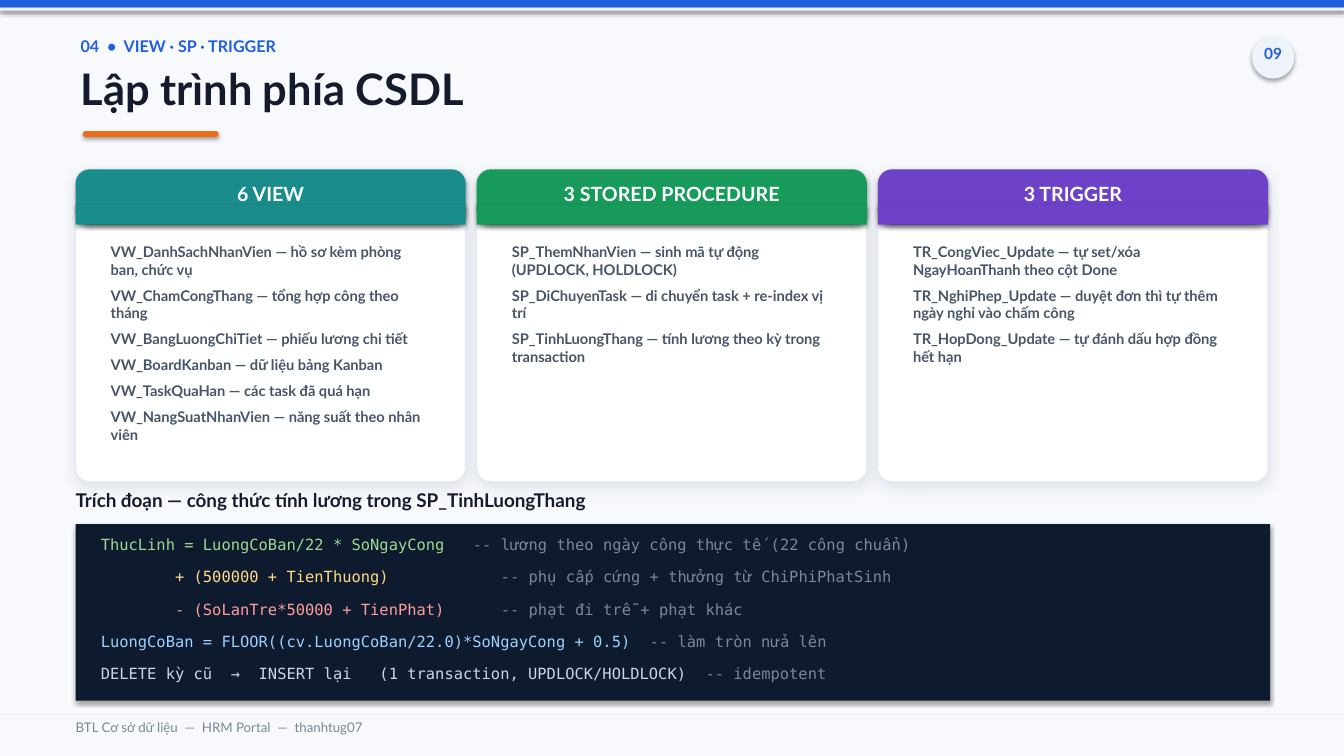
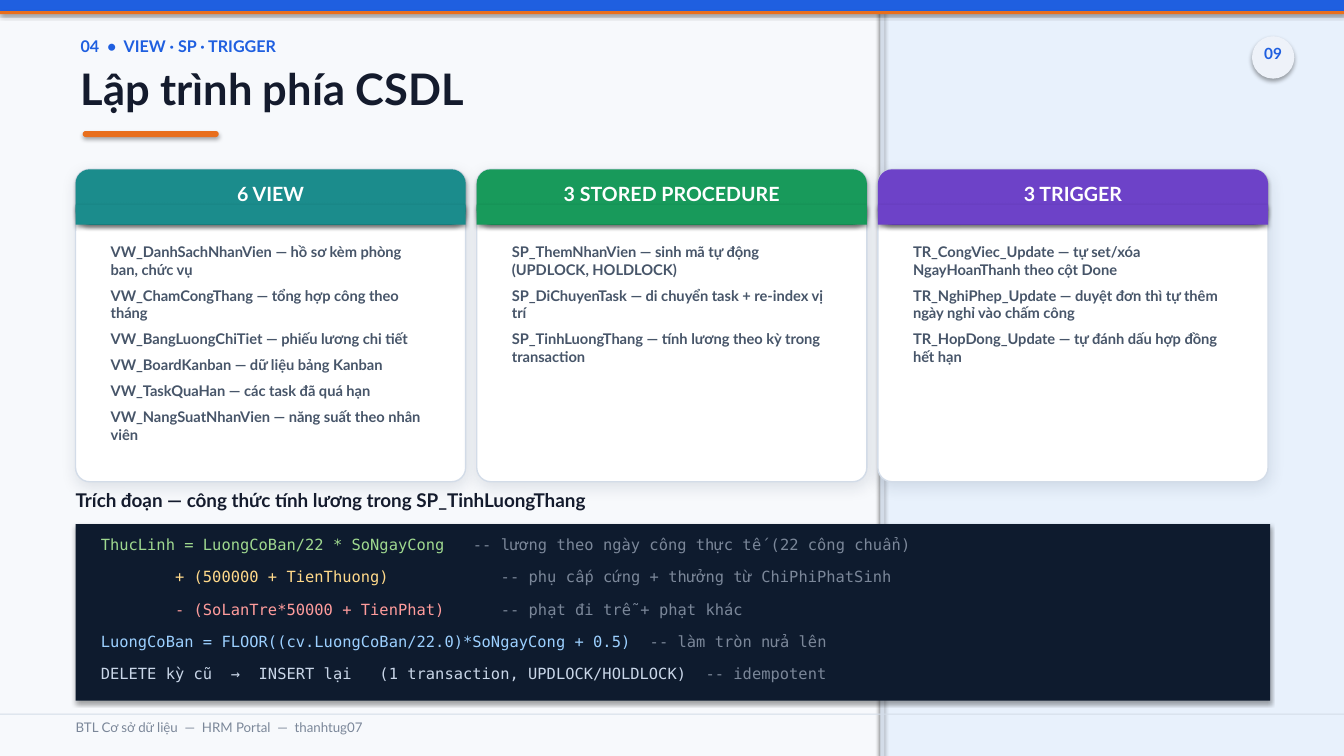
Before and after one commit to thanhtug07/hrm-kanban-management, a slide deck: slide 9 of BaoCao_BTL_CSDL_HRM_Portal.pptx. Drawn at 1344x756 pixels with LibreOffice and Linux fonts; fonts in the diff are those of the drawing. Boxes give left, top, right and bottom in pixels: in the first picture for what was removed or moved away, otherwise in the second. Text is boxed around its words. In the diff, an @@ line names an element or a change of style, - is before the commit and + after.

```diff
--- a/BaoCao_BTL_CSDL_HRM_Portal.pptx
+++ b/BaoCao_BTL_CSDL_HRM_Portal.pptx
@@ rectangle: place and size @@
-rectangle at box(0, 0, 1344, 7)
+rectangle at box(0, 0, 1344, 11)
@@ rectangle: place and size @@
-rectangle at box(0, 7, 1344, 10)
+rectangle at box(0, 11, 1344, 14)
@@ rectangle at box(0, 11, 1344, 14): fill #EEF2F9 to #E86E1C @@
@@ rectangle added at box(880, 0, 1344, 756), fill #E8F1FC @@
@@ rectangle added at box(880, 0, 884, 756), fill #D3DCE8 @@
@@ outline #E7ECF4 1 pt to #D3DCE8 1 pt in 3 elements at box(76, 169, 466, 482), box(477, 169, 867, 482), box(878, 169, 1268, 482) @@
@@ rectangle at box(0, 714, 1344, 715): fill #E7ECF4 to #D3DCE8 @@
```
Also in this commit, not shown: 15 other slides changed, 2 other files.
